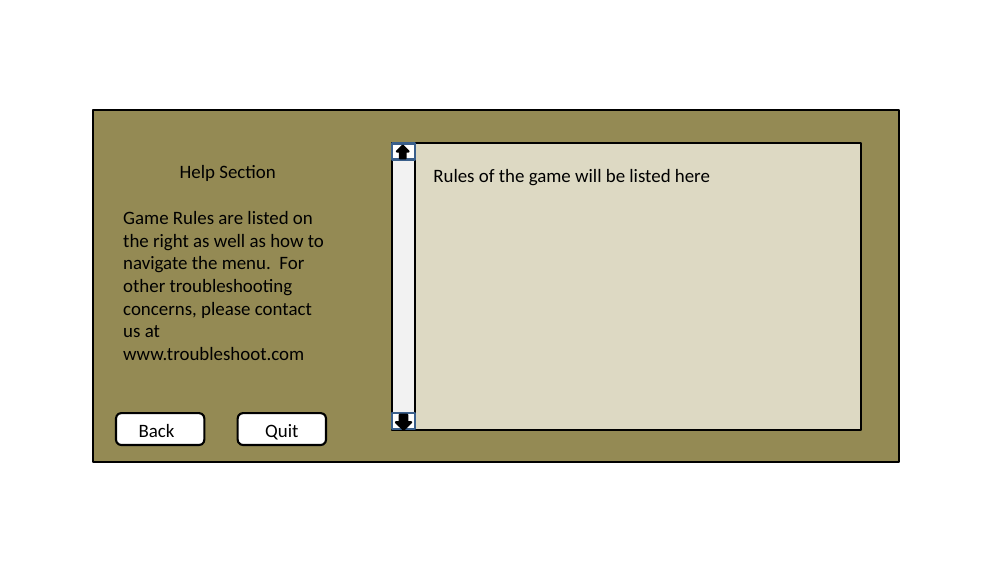
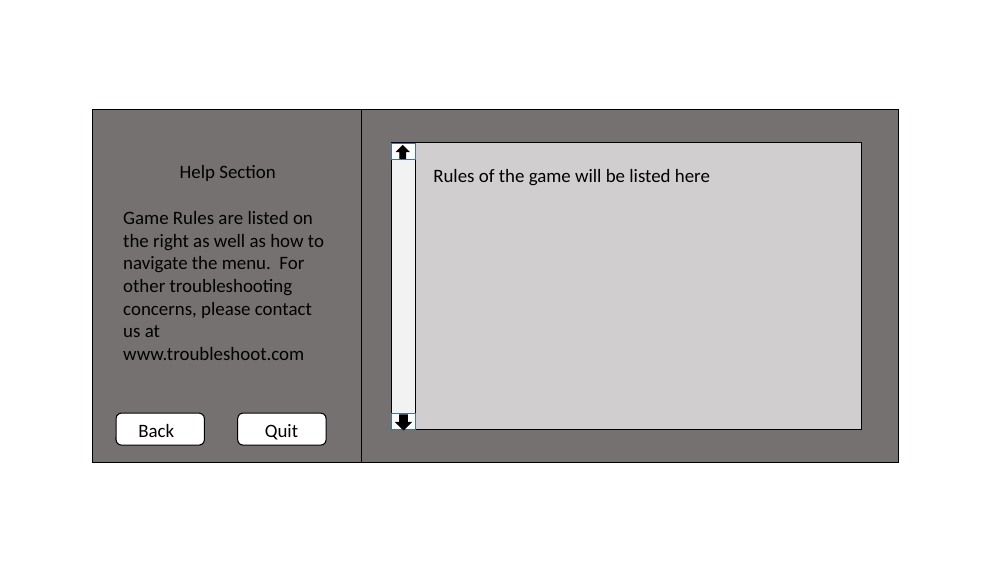
Before and after one commit to LucrativeHippo/BattleBots, a slide deck: slide 4 of doc/requiremnetsPics.pptx. Drawn at 1008x567 pixels with LibreOffice and Linux fonts; fonts in the diff are those of the drawing. Boxes give left, top, right and bottom in pixels: in the first picture for what was removed or moved away, otherwise in the second. Text is boxed around its words. In the diff, an @@ line names an element or a change of style, - is before the commit and + after.

```diff
--- a/doc/requiremnetsPics.pptx
+++ b/doc/requiremnetsPics.pptx
@@ rectangle at (93, 110, 899, 462): fill #948A54 to #767171; outline #000000 2 pt to #000000 1 pt @@
@@ line added from (361, 110) to (361, 462), #000000 0.5 pt @@
@@ rectangle at (392, 143, 861, 430): fill #DDD9C3 to #D0CECE; outline #000000 2 pt to #000000 1 pt @@
@@ rectangle at (392, 143, 415, 430): outline #000000 2 pt to #000000 1 pt @@
@@ rectangle at (392, 144, 415, 160): outline #3A5F8C 2 pt to #43739E 1 pt @@
@@ rectangle at (392, 413, 415, 429): outline #3A5F8C 2 pt to #43739E 1 pt @@
@@ outline #000000 2 pt to #000000 1 pt; proportions changed in 4 elements at (116, 413, 205, 445), (237, 413, 326, 445), (397, 146, 408, 159), (396, 415, 411, 430) @@
```
Also in this commit, not shown: 4 other slides changed, 4 slides added.
